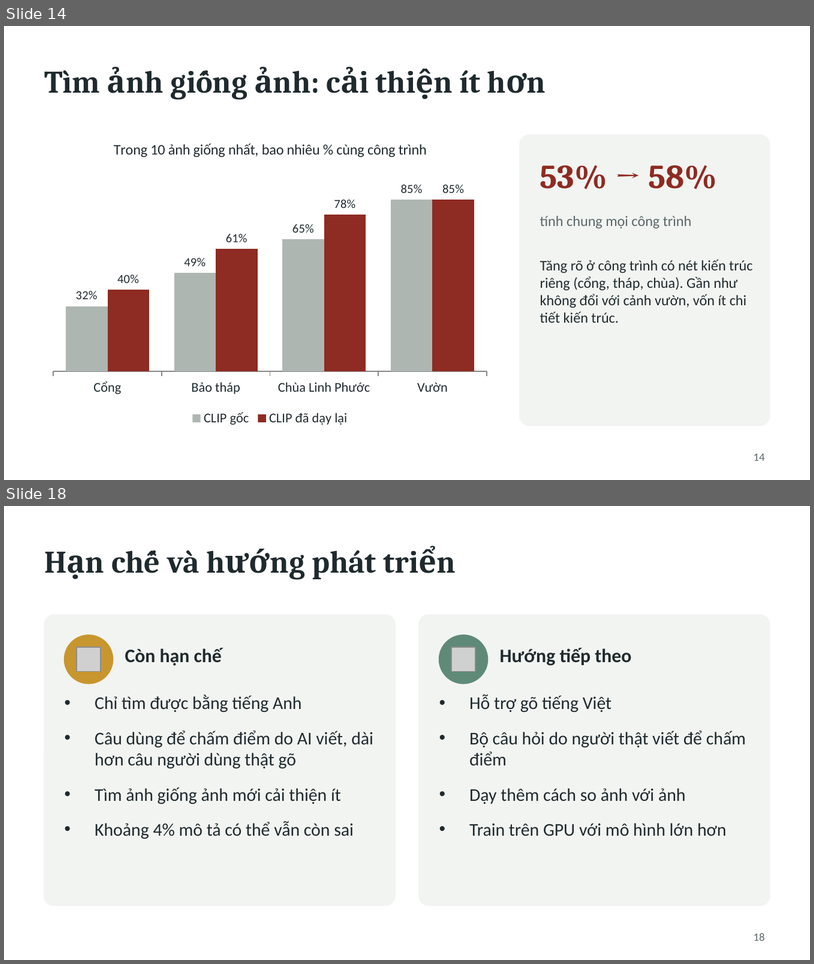
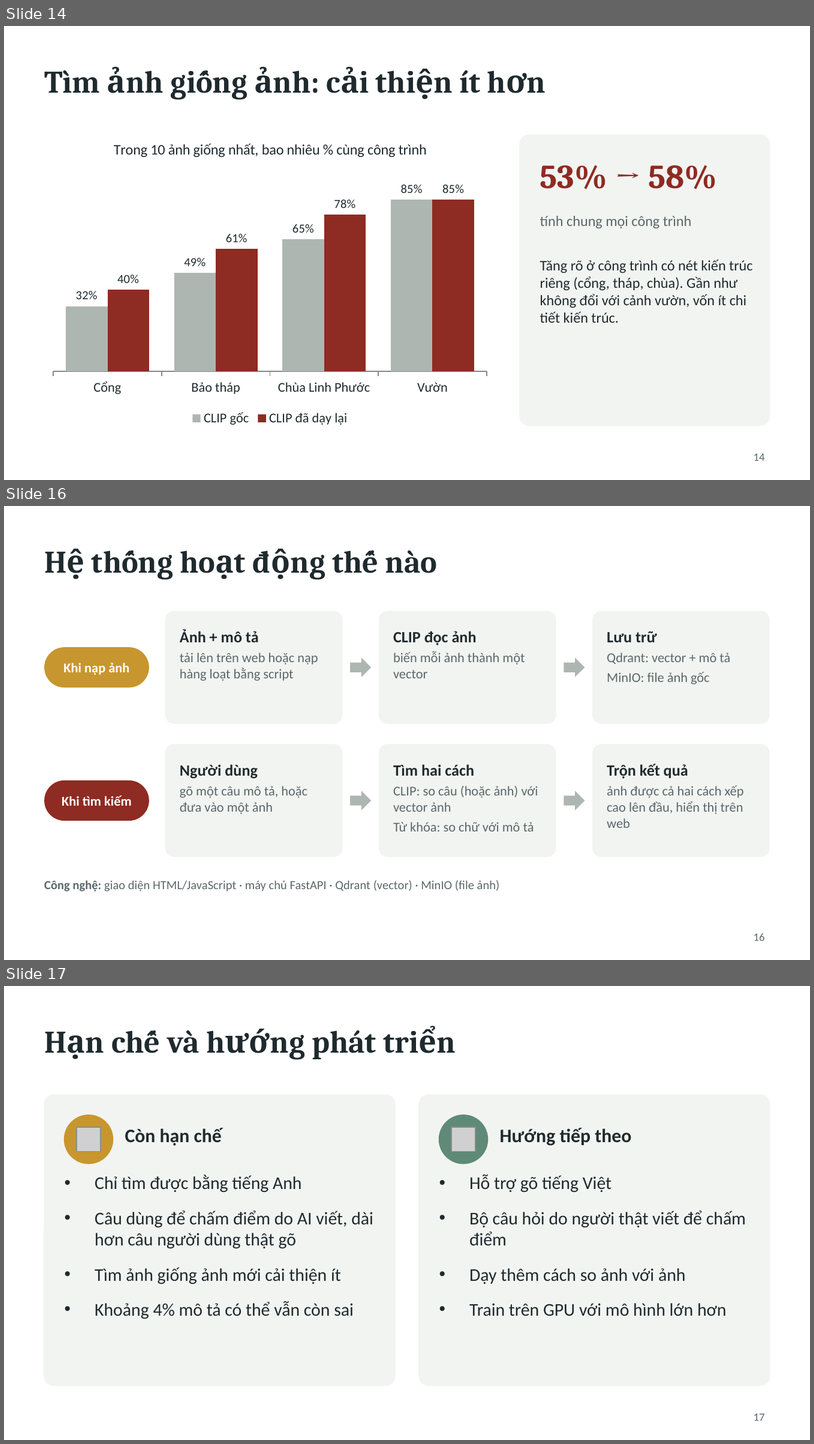
Before and after one commit to DuyLuanVo/KIS-AAI-DM-Master, a slide deck: reports/ThuyetTrinh_KIS_CLIP.pptx. Shown one above the other, each under a label of ours: slides 14 and 18 before the commit, slides 14, 16 and 17 after it; the slides between them are not shown. The pictures are 814x964 and 814x1444 pixels, drawn with LibreOffice and Linux fonts; fonts in the diff are those of the drawing; grey boxes stand for pictures. Boxes give left, top, right and bottom in pixels: in the first picture for what was removed or moved away, otherwise in the second. Text is boxed around its words. In the diff, an @@ line names an element or a change of style, - is before the commit and + after.

Commit message:
refactor: drop semantic caption branch, search by keyword + CLIP
- Text search now fuses two branches with RRF: BM25 over captions and
  CLIP text->image. Remove the sentence-transformer caption embedder,
  the "caption" vector, mode "semantic" and TEXT_MODEL.
- Existing collections that still hold a "caption" vector keep working.
- Frontend: remove the semantic option and badge, show CLIP score.
- Docs, paper and slides updated to the two-branch design; slides
  reworked (system flow, data cleaning, cross-check, data split).

```diff
--- a/reports/ThuyetTrinh_KIS_CLIP.pptx
+++ b/reports/ThuyetTrinh_KIS_CLIP.pptx
@@ slide 16 added at [4, 506, 810, 960], background #FFFFFF @@
@@ title added at [332, 550, 438, 573], 28 pt, text #1F2A2E, bold @@
+Hệ thống hoạt động thế nào
@@ rounded rectangle added at [165, 611, 342, 724], fill #F2F4F1 @@
@@ rounded rectangle added at [379, 611, 557, 724], fill #F2F4F1 @@
@@ rounded rectangle added at [593, 611, 770, 724], fill #F2F4F1 @@
@@ text added at [180, 630, 318, 681], 12 pt, text #5B676A @@
+Ảnh + mô tả
+tải lên trên web hoặc nạp hàng loạt bằng script
@@ text added at [393, 631, 525, 678], 12 pt, text #5B676A @@
+CLIP đọc ảnh
+biến mỗi ảnh thành một vector
@@ text added at [607, 631, 731, 684], 12 pt, text #5B676A @@
+Lưu trữ
+Qdrant: vector + mô tả
+MinIO: file ảnh gốc
@@ rounded rectangle added at [44, 647, 149, 687], fill #C8962E @@
@@ text added at [63, 663, 129, 675], 12 pt, text #FFFFFF, bold @@
+Khi nạp ảnh
@@ right arrow added at [350, 658, 371, 677], fill #AEB6B2 @@
@@ right arrow added at [564, 658, 585, 677], fill #AEB6B2 @@
@@ rounded rectangle added at [165, 744, 342, 857], fill #F2F4F1 @@
@@ rounded rectangle added at [379, 744, 557, 857], fill #F2F4F1 @@
@@ rounded rectangle added at [593, 744, 770, 857], fill #F2F4F1 @@
@@ text added at [180, 764, 308, 814], 12 pt, text #5B676A @@
+Người dùng
+gõ một câu mô tả, hoặc đưa vào một ảnh
@@ text added at [393, 764, 539, 831], 12 pt, text #5B676A @@
+Tìm hai cách
+CLIP: so câu (hoặc ảnh) với vector ảnh
+Từ khóa: so chữ với mô tả
@@ text added at [607, 763, 744, 828], 12 pt, text #5B676A @@
+Trộn kết quả
+ảnh được cả hai cách xếp cao lên đầu, hiển thị trên web
@@ rounded rectangle added at [44, 780, 149, 820], fill #8E2B22 @@
@@ right arrow added at [350, 790, 371, 810], fill #AEB6B2 @@
@@ right arrow added at [564, 790, 585, 810], fill #AEB6B2 @@
@@ text added at [62, 795, 132, 805], 12 pt, text #FFFFFF, bold @@
+Khi tìm kiếm
@@ text added at [44, 880, 500, 891], 11 pt, text #5B676A @@
+Công nghệ: giao diện HTML/JavaScript · máy chủ FastAPI · Qdrant (vector) · MinIO (file ảnh)
@@ page number added at [754, 933, 765, 940], 10 pt, text #5B676A @@
+16
@@ what was slide 18 is now slide 17 @@
@@ page number at [754, 1413, 765, 1420]: text changed @@
-18
+17
```
Also in this commit, not shown: 8 slides changed, 2 slides removed, 16 other files.
